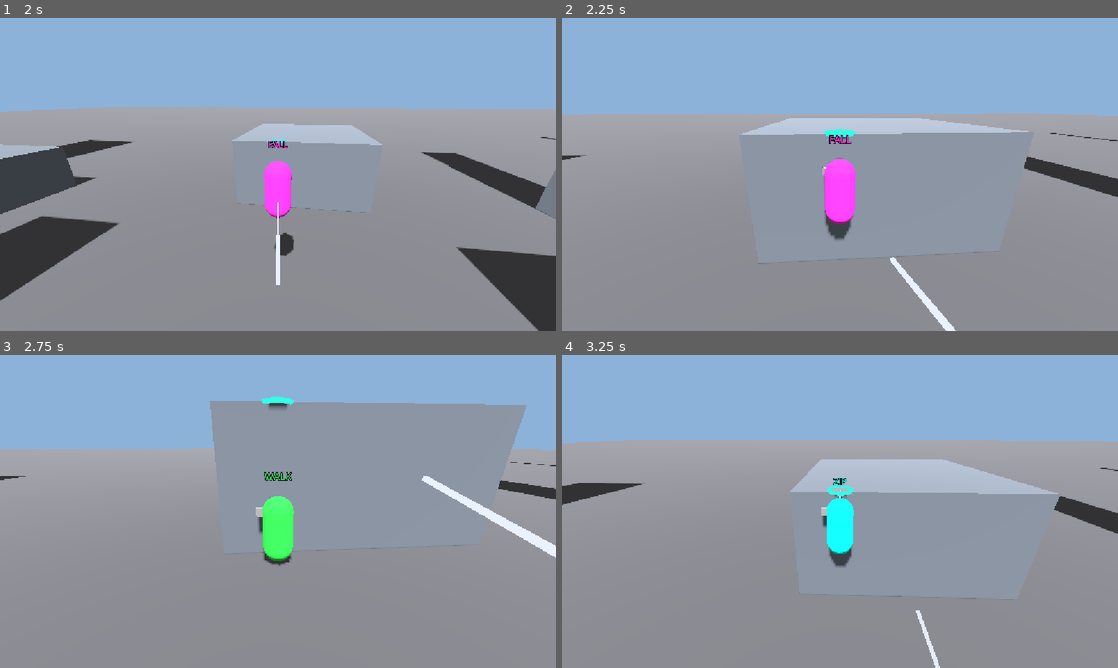
Above: before the commit, frames 1-4 (two rows, left to right).
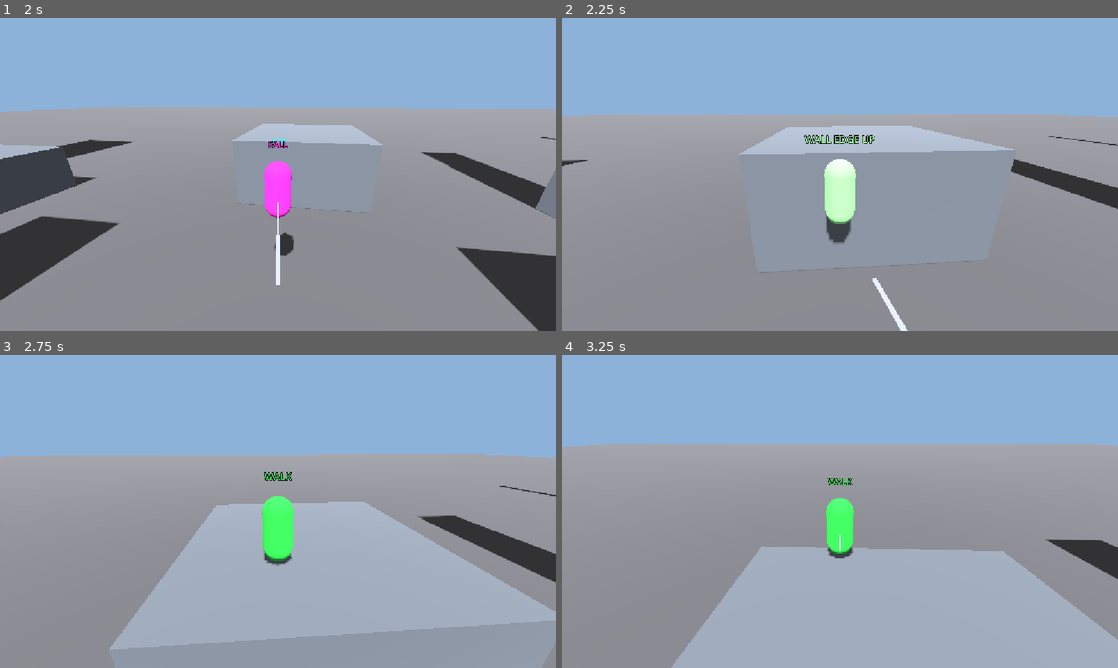
Above: after the commit, the same moments.

Repository: chesta132/spider-physics
Game: Godot game, scene res://scenes/main.tscn
The game is run twice, just before and just after one commit, with the same random seed, the same clock (stepped at 60 frames per second) and the same inputs.
Inputs (mouse positions are in pixels of both pictures, inside the frame that each line leads up to):
- Up to frame 1 (2 s): tap Enter at 0.5 s; move the mouse to (305, 174) at 0.52 s; hold Space (jump) 0.53-1.28 s; hold W (move_forward) from 0.53 s (still down); tap Ctrl (zip) at 0.6, 1.55 s; click (305, 174) at 0.67 s; move the mouse to (250, 174) at 1.27 s; tap Space (jump) at 1.35, 1.52, 1.82 s; click (250, 174) at 1.42 s
- Up to frame 2 (2.25 s): keep holding W (move_forward); move the mouse to (851, 168) at 2.02 s; hold Mouse wheel up (cam_zoom_in) from 2.03 s (still down); click (851, 168) at 2.17 s
- Up to frame 3 (2.75 s): keep holding W (move_forward); keep holding Mouse wheel up (cam_zoom_in); tap Space (jump) at 2.3 s
- Up to frame 4 (3.25 s): keep holding W (move_forward); move the mouse to (834, 517) at 2.77 s; release Mouse wheel up (cam_zoom_in) at 2.78 s; tap Mouse wheel down (cam_zoom_out) at 2.85 s; click (834, 517) at 2.92 s; tap Space (jump) at 3.02 s; tap Ctrl (zip) at 3.05 s

Frame 1 is identical in both runs. In frame 2, 6.9% of the frame differs, in the area x 0-100%, y 30-100%; in frame 3, 36%, in the area x 0-100%, y 13-95%; in frame 4, 31%.

Commit message:
Step 5 complete: wall crawl, wall run, wall jump, top/bottom edge handoffs, F3 wall forces

Diff:
--- a/scenes/player.tscn
+++ b/scenes/player.tscn
@@ -5,6 +5,7 @@
 [ext_resource type="Script" path="res://scripts/orbit_camera.gd" id="3_cam"]
 [ext_resource type="Script" path="res://scripts/web.gd" id="4_web"]
 [ext_resource type="Script" path="res://scripts/zip.gd" id="5_zip"]
+[ext_resource type="Script" path="res://scripts/wall.gd" id="6_wall"]
 
 [sub_resource type="CapsuleShape3D" id="cap_shape"]
 radius = 0.4
@@ -66,6 +67,9 @@
 [node name="Zip" type="Node3D" parent="."]
 script = ExtResource("5_zip")
 
+[node name="Wall" type="Node3D" parent="."]
+script = ExtResource("6_wall")
+
 [node name="StateLabel" type="Label3D" parent="."]
 position = Vector3(0, 2.3, 0)
 billboard = 1
--- a/scripts/physics_hud.gd
+++ b/scripts/physics_hud.gd
@@ -2,8 +2,8 @@
 ## F3 physics overlay (Giancoli Ch. 1-8). Hidden at startup. Developer block only in debug builds.
 
 const N_TO_M := 0.004  # display scale: arrow length in metres per newton
-const VEC_NAMES := ["F_g", "F_N", "F_app", "F_d", "T", "F_zip"]
-const VEC_COLORS := [Color.RED, Color.GREEN, Color.DEEP_SKY_BLUE, Color.YELLOW, Color.MAGENTA, Color.CYAN]
+const VEC_NAMES := ["F_g", "F_N", "F_app", "F_d", "T", "F_zip", "N", "f"]
+const VEC_COLORS := [Color.RED, Color.GREEN, Color.DEEP_SKY_BLUE, Color.YELLOW, Color.MAGENTA, Color.CYAN, Color.ORANGE, Color.LIME_GREEN]
 const CTRL := preload("res://scripts/player_controller.gd")
 
 var DEV := OS.is_debug_build()
@@ -67,7 +67,7 @@
 	if not _on:
 		return
 	var origin := _p.global_position + Vector3(0, 1.0, 0)
-	var vecs := [_p.f_g, _p.f_n, _p.f_app, _p.f_d, _web().tension_vec(), _p.f_zip]
+	var vecs := [_p.f_g, _p.f_n, _p.f_app, _p.f_d, _web().tension_vec(), _p.f_zip, _p.f_wall, _p.f_grip]
 	_lines.clear_surfaces()
 	_lines.surface_begin(Mesh.PRIMITIVE_LINES)
 	for i in VEC_NAMES.size():
@@ -93,6 +93,8 @@
 	lines.append("Momentum p = m v = (%.0f, %.0f, %.0f) kg m/s" % [m * v.x, m * v.y, m * v.z])
 	lines.append("Energy K = %.0f J   U = %.0f J   E = K+U = %.0f J   lost to drag = %.0f J" % [ke, ug, ke + ug, _p.drag_loss])
 	lines.append("Forces: F_g %.0f  F_N %.0f  F_app %.0f  F_d %.0f  net %.0f N" % [_p.f_g.length(), _p.f_n.length(), _p.f_app.length(), _p.f_d.length(), _p.net.length()])
+	if _p.f_wall != Vector3.ZERO or _p.f_grip != Vector3.ZERO:
+		lines.append("Wall: N = %.0f N (into the surface)   f = %.0f N (grip vs gravity)   normal %s" % [_p.f_wall.length(), _p.f_grip.length(), _p.wall_node.normal.snapped(Vector3.ONE * 0.01)])
 	lines.append("Last event: %s   J = %.0f N s   peak F_N = %.0f N" % [_p.last_event, _p.last_impulse.length(), _p.peak_fn])
 	if _p.zip_node.phase != _p.zip_node.Phase.IDLE or _p.zip_node.last_arrival != "":
 		var z = _p.zip_node
--- a/scripts/player_controller.gd
+++ b/scripts/player_controller.gd
@@ -5,14 +5,16 @@
 ## move_and_slide resolves contacts. Godot's solver owns the touchdown; this script only reads it.
 ## Child "Visual" is cosmetic only; its "Body" mesh is recolored per state.
 
-enum State { IDLE, WALK, RUN, JUMP, FALL, FLY, CHARGE, SUPER, DIVE, FAST_DIVE, LAND, ZIP, WATCHING, SWING_UP, SWING_DOWN, SWING_JUMP }
-const STATE_NAMES := ["IDLE", "WALK", "RUN", "JUMP", "FALL", "DEV-FLY", "CHARGE", "SUPER JUMP", "DIVE", "FAST DIVE", "LAND", "ZIP", "WATCHING", "SWING UP", "SWING DOWN", "SWING JUMP"]
+enum State { IDLE, WALK, RUN, JUMP, FALL, FLY, CHARGE, SUPER, DIVE, FAST_DIVE, LAND, ZIP, WATCHING, SWING_UP, SWING_DOWN, SWING_JUMP, WALL_CRAWL, WALL_RUN, WALL_JUMP, WALL_EDGE_UP, WALL_EDGE_DOWN }
+const STATE_NAMES := ["IDLE", "WALK", "RUN", "JUMP", "FALL", "DEV-FLY", "CHARGE", "SUPER JUMP", "DIVE", "FAST DIVE", "LAND", "ZIP", "WATCHING", "SWING UP", "SWING DOWN", "SWING JUMP", "WALL CRAWL", "WALL RUN", "WALL JUMP", "WALL EDGE UP", "WALL EDGE DOWN"]
 const STATE_COLORS := [
 	Color(0.6, 0.6, 0.6), Color(0.2, 0.8, 0.3), Color(1.0, 0.55, 0.0),
 	Color(0.2, 0.8, 1.0), Color(0.9, 0.2, 0.8), Color(1.0, 1.0, 1.0),
 	Color(1.0, 0.9, 0.1), Color(0.6, 0.1, 1.0), Color(0.1, 0.3, 1.0),
 	Color(1.0, 0.1, 0.1), Color(0.5, 0.3, 0.1), Color(0.0, 0.95, 0.85), Color(0.55, 0.35, 0.95),
 	Color(0.35, 0.8, 1.0), Color(0.1, 0.35, 0.9), Color(0.95, 1.0, 0.35),
+	Color(0.75, 0.55, 1.0), Color(0.95, 0.35, 0.65), Color(1.0, 1.0, 0.75),
+	Color(0.6, 0.95, 0.6), Color(0.55, 0.7, 0.85),
 ]
 
 const MASS := 70.0           # kg
@@ -39,6 +41,9 @@
 const SWING_JUMP_UP := 6.0   # m/s, upward kick of a jump taken out of a swing
 const SWING_JUMP_FWD := 3.0  # m/s, forward kick of a swing jump
 const SWING_LAUNCH_TIME := 0.8  # s, how long a swing launch keeps the SWING JUMP state
+const WALL_JUMP_TIME := 0.5   # s, how long a wall jump keeps the WALL JUMP state
+const WALL_EDGE_TIME := 0.3   # s, edge transition window (climb over / step down)
+const WALL_ATTACH_SPEED := 3.0  # m/s, grounded attach needs at least this much horizontal speed
 const FLY_SPEED := 14.0      # m/s, dev noclip only
 
 var state := State.IDLE
@@ -51,6 +56,8 @@
 var f_app := Vector3.ZERO
 var f_d := Vector3.ZERO
 var f_zip := Vector3.ZERO       # N, zip pull force (F3 FBD)
+var f_wall := Vector3.ZERO      # N, wall normal force (F3 FBD)
+var f_grip := Vector3.ZERO      # N, wall friction holding the body up (F3 FBD)
 var net := Vector3.ZERO
 var accel := Vector3.ZERO
 var last_impulse := Vector3.ZERO
@@ -64,6 +71,9 @@
 var watching := false        # perched on a rooftop edge, holding still until input
 var holding := false         # jump held on the ground, before the charge delay elapses
 var swing_launch_t := 0.0    # s, SWING JUMP window left after leaving an up-swing
+var wall_jump_t := 0.0       # s, WALL JUMP window after leaving a wall
+var edge_up_t := 0.0         # s, WALL EDGE UP window after climbing onto a roof
+var edge_down_t := 0.0       # s, WALL EDGE DOWN window after stepping off a wall
 var diving := false
 var fast := false
 var air_peak := 0.0          # m, highest point since leaving the ground
@@ -75,6 +85,7 @@
 @onready var web_l = $WebLeft
 @onready var web_r = $WebRight
 @onready var zip_node = $Zip
+@onready var wall_node = $Wall
 @onready var cam_ref: Camera3D = $Pivot/Pitch/Arm/Camera
 @onready var state_label: Label3D = $StateLabel
 
@@ -91,6 +102,11 @@
 		drag_loss = 0.0
 	wish = _camera_relative_wish()
 	sprint = Input.is_action_pressed("sprint")
+	f_wall = Vector3.ZERO
+	f_grip = Vector3.ZERO
+	wall_jump_t = maxf(wall_jump_t - dt, 0.0)
+	edge_up_t = maxf(edge_up_t - dt, 0.0)
+	edge_down_t = maxf(edge_down_t - dt, 0.0)
 	if Input.is_action_just_pressed("zip") and not fly and zip_node.phase == zip_node.Phase.IDLE:
 		if _zip_start():
 			watching = false  # a real zip started, so leave the perch
@@ -98,6 +114,8 @@
 		_watching(dt)
 	elif zip_node.phase != zip_node.Phase.IDLE:
 		_zip_tick(dt)
+	elif wall_node.active():
+		_wall_tick(dt)
 	elif fly:
 		_fly(dt)
 	else:
@@ -178,6 +196,7 @@
 	grounded = now_grounded
 	if not grounded:
 		landing = false
+	_try_wall_attach()
 
 
 func _web_on() -> bool:
@@ -215,6 +234,56 @@
 	var f := -cam_ref.global_transform.basis.z
 	f.y = 0.0
 	return f.normalized() if f.length_squared() > 0.001 else Vector3.FORWARD
+
+
+## Attach to a vertical face when the body is moving into it.
+func _try_wall_attach() -> void:
+	if fly or watching or zip_node.phase != zip_node.Phase.IDLE or _web_on():
+		return
+	if not wall_node.probe(self):
+		return
+	if wish.dot(-wall_node.normal) < 0.3:
+		return  # not heading into the wall
+	if not grounded or Vector3(velocity.x, 0, velocity.z).length() > WALL_ATTACH_SPEED:
+		wall_node.attach(self)
+		last_event = "Wall attach"
+
+
+## On the wall: crawl/run, wall jump, and the two edge handoffs.
+func _wall_tick(dt: float) -> void:
+	var inp := Input.get_vector("move_left", "move_right", "move_forward", "move_back")
+	var r: String = wall_node.step(dt, self, inp, MASS, Input.is_action_just_pressed("jump"))
+	f_g = Vector3(0, -MASS * G, 0)
+	f_d = drag(velocity)
+	f_n = Vector3.ZERO  # on a wall the normal force is N, drawn separately from F_N
+	f_app = Vector3.ZERO
+	f_wall = wall_node.f_wall
+	f_grip = wall_node.f_grip
+	net = f_g + f_d + f_n + f_app
+	accel = net / MASS
+	if r == "jump":
+		last_impulse = MASS * velocity
+		last_event = "Wall jump"
+		wall_jump_t = WALL_JUMP_TIME
+		grounded = false
+	move_and_slide()
+	grounded = is_on_floor()
+	if wall_node.active():
+		if grounded:
+			wall_node.detach()  # ran down to the floor
+			edge_down_t = WALL_EDGE_TIME
+			last_event = "Wall edge down"
+		else:
+			var roof: Vector3 = wall_node.top_edge(self)
+			if roof != Vector3.INF:
+				global_position = wall_node.roof_stand(roof)  # over the top, never Watching
+				velocity = Vector3.ZERO
+				wall_node.detach()
+				edge_up_t = WALL_EDGE_TIME
+				grounded = true
+				last_event = "Wall edge up"
+	if not grounded:
+		landing = false
 
 
 ## Ctrl: perch if a corner hint is in view, else a web pull at a real face, else nothing at all.
@@ -337,6 +406,14 @@
 		return State.WATCHING
 	if zip_node.phase != zip_node.Phase.IDLE:
 		return State.ZIP
+	if edge_up_t > 0.0:
+		return State.WALL_EDGE_UP
+	if edge_down_t > 0.0:
+		return State.WALL_EDGE_DOWN
+	if wall_node.active():
+		return State.WALL_RUN if wall_node.phase == wall_node.Phase.RUN else State.WALL_CRAWL
+	if wall_jump_t > 0.0 and not grounded and velocity.y > 0.0:
+		return State.WALL_JUMP
 	if not grounded and _web_on():
 		# Swing sub-states for future up/down animations. Dead zone holds the last one: no flicker.
 		if velocity.y > SWING_VY:
--- /dev/null
+++ b/scripts/wall.gd
@@ -0,0 +1,117 @@
+extends Node3D
+## Wall crawl / run on a vertical face.
+## Attach: a short probe finds a wall in reach and the player is moving into it.
+## Movement: W = up the wall, S = down, A/D = sideways along it (the input is mapped to the wall
+## frame, not the camera). Entering with speed keeps that tangential momentum, and a fast enough
+## slide is a WALL RUN with reduced gravity.
+## Exits: Space = wall jump, the top edge = climb onto the roof, the floor = step down.
+
+enum Phase { NONE, CRAWL, RUN }
+
+const G := 9.8
+const REACH := 0.9            # m, how far the attach probe looks
+const CRAWL_SPEED := 3.5      # m/s, deliberate crawl speed on the wall
+const RUN_MIN := 6.0          # m/s, above this the state is WALL RUN
+const RUN_G := 2.5            # m/s^2, reduced gravity while running (not a stone)
+const PRESS := 0.8            # m/s, push into the wall so contact is kept
+const JUMP_PUSH := 8.0        # m/s, wall jump away from the normal
+const JUMP_UP := 8.0          # m/s, wall jump upward
+const EDGE_PROBE := 3.0       # m, how far down to look for a roof at the top edge
+
+var phase := Phase.NONE
+var normal := Vector3.ZERO    # unit wall normal, points out of the wall
+var right := Vector3.ZERO     # unit, horizontal along the wall
+var wall_vel := Vector3.ZERO  # velocity in the wall plane (no normal component)
+var f_wall := Vector3.ZERO    # N, wall normal force (for the FBD)
+var f_grip := Vector3.ZERO    # N, wall friction holding the body up
+
+
+func active() -> bool:
+	return phase != Phase.NONE
+
+
+## Look for a vertical face within reach. Stores normal/right and returns true on a hit.
+func probe(body: CharacterBody3D) -> bool:
+	var space := body.get_world_3d().direct_space_state
+	var from := body.global_position + Vector3.UP * 0.9
+	var dirs: Array[Vector3] = [Vector3.FORWARD, Vector3.BACK, Vector3.LEFT, Vector3.RIGHT]
+	var hv := Vector3(body.velocity.x, 0, body.velocity.z)
+	if hv.length() > 0.5:
+		dirs.append(hv.normalized())
+	for d in dirs:
+		var q := PhysicsRayQueryParameters3D.create(from, from + d * REACH)
+		q.exclude = [body.get_rid()]
+		var hit := space.intersect_ray(q)
+		if hit.is_empty():
+			continue
+		var n: Vector3 = hit["normal"]
+		if absf(n.y) > 0.35:
+			continue  # floor or ceiling, not a wall
+		normal = n.normalized()
+		right = normal.cross(Vector3.UP).normalized()
+		return true
+	return false
+
+
+## Grab the wall, keeping whatever tangential momentum the body already has.
+func attach(body: CharacterBody3D) -> void:
+	wall_vel = body.velocity - normal * body.velocity.dot(normal)
+	phase = Phase.RUN if wall_vel.length() > RUN_MIN else Phase.CRAWL
+
+
+func detach() -> void:
+	phase = Phase.NONE
+	wall_vel = Vector3.ZERO
+	f_wall = Vector3.ZERO
+	f_grip = Vector3.ZERO
+
+
+## One step on the wall. Sets body.velocity. Returns "crawl", "run" or "jump".
+func step(dt: float, body: CharacterBody3D, inp: Vector2, mass: float, jump: bool) -> String:
+	if jump:
+		body.velocity = normal * JUMP_PUSH + Vector3.UP * JUMP_UP
+		detach()
+		return "jump"
+	# Input in the wall frame: W climbs, S descends, A/D strafe. Never along the normal.
+	var dir := right * inp.x + Vector3.UP * -inp.y
+	var speed := wall_vel.length()
+	if dir.length() > 0.01:
+		dir = dir.normalized()
+		if speed > RUN_MIN:
+			wall_vel = dir * speed  # a run holds its speed along the input
+		else:
+			wall_vel = wall_vel.lerp(dir * CRAWL_SPEED, 1.0 - exp(-8.0 * dt))
+	elif speed > RUN_MIN:
+		wall_vel = wall_vel.move_toward(Vector3.ZERO, 6.0 * dt)  # no input: the run bleeds off
+	if wall_vel.length() > RUN_MIN:
+		wall_vel += Vector3.DOWN * RUN_G * dt  # reduced gravity: an arc, not a drop
+	else:
+		wall_vel.y = move_toward(wall_vel.y, 0.0, CRAWL_SPEED * 2.0 * dt)  # grip kills the drift
+	body.velocity = wall_vel + (-normal) * PRESS  # press in so move_and_slide keeps contact
+	# FBD: the press is the normal force, friction is what holds the body against gravity.
+	f_wall = normal * (mass * PRESS / maxf(dt, 0.0001))
+	f_grip = Vector3.UP * (mass * G)
+	phase = Phase.RUN if wall_vel.length() > RUN_MIN else Phase.CRAWL
+	return "run" if phase == Phase.RUN else "crawl"
+
+
+## Roof point above the head when the wall has ended, else Vector3.INF.
+func top_edge(body: CharacterBody3D) -> Vector3:
+	var space := body.get_world_3d().direct_space_state
+	var head := body.global_position + Vector3.UP * 1.8
+	var q := PhysicsRayQueryParameters3D.create(head, head - normal * 1.2)
+	q.exclude = [body.get_rid()]
+	if not space.intersect_ray(q).is_empty():
+		return Vector3.INF  # wall continues above the head
+	var from := head + Vector3.UP * 0.5 - normal * 0.9
+	var d := PhysicsRayQueryParameters3D.create(from, from + Vector3.DOWN * EDGE_PROBE)
+	d.exclude = [body.get_rid()]
+	var hit := space.intersect_ray(d)
+	if hit.is_empty() or (hit["normal"] as Vector3).y < 0.6:
+		return Vector3.INF
+	return hit["position"]
+
+
+## Where to stand once over the top: on the roof, a little in from the edge.
+func roof_stand(roof: Vector3) -> Vector3:
+	return roof + Vector3.UP * 0.05 - normal * 0.35
--- /dev/null
+++ b/tests/step5_check.gd
@@ -0,0 +1,167 @@
+extends SceneTree
+## Step 5 checks: wall attach, crawl, run, wall jump, top-edge climb and drop, F3 wall readout.
+## Run: godot --headless -s tests/step5_check.gd
+
+const PC := preload("res://scripts/player_controller.gd")
+const MASS := 70.0
+var fails := 0
+
+
+func check(label: String, ok: bool) -> void:
+	print(("PASS " if ok else "FAIL ") + label)
+	if not ok:
+		fails += 1
+
+
+func _initialize() -> void:
+	var main: Node = load("res://scenes/main.tscn").instantiate()
+	root.add_child(main)
+	var p: CharacterBody3D = main.get_node("Player")
+	for i in 30:
+		await physics_frame
+	var cam: Camera3D = p.get_node("Pivot/Pitch/Arm/Camera")
+	var wall = p.get_node("Wall")
+
+	# 1. Attach: moving into the tall free-standing wall at x=39.4 (z -29..-15, 20 m tall)
+	cam.rotation.y = 0.0
+	cam.rotation.x = -0.3
+	p.global_position = Vector3(38.5, 5.0, -22)
+	p.velocity = Vector3.ZERO
+	for i in 3:
+		await physics_frame
+	Input.action_press("move_right")
+	for i in 25:
+		await physics_frame
+	Input.action_release("move_right")
+	check("moving into a wall attaches", wall.active())
+	check("attached to the wall face (normal.x %.2f)" % wall.normal.x, wall.normal.x < -0.9)
+	check("state reads WALL CRAWL on a slow attach", p.state == p.State.WALL_CRAWL)
+
+	# 2. Crawl: W climbs the wall, and the body is held on the face
+	var y0: float = p.global_position.y
+	Input.action_press("move_forward")
+	for i in 60:
+		await physics_frame
+	Input.action_release("move_forward")
+	var climbed: float = p.global_position.y - y0
+	check("W climbs the wall (%.2f m in 1 s)" % climbed, climbed > 2.0)
+	check("crawl keeps the body on the face (x %.2f)" % p.global_position.x, p.global_position.x > 38.0)
+
+	# 3. Wall jump: Space launches off the normal and upward
+	Input.action_press("jump")
+	for i in 3:
+		await physics_frame
+	Input.action_release("jump")
+	check("Space off the wall is a WALL JUMP (state %s)" % p.STATE_NAMES[p.state], p.state == p.State.WALL_JUMP)
+	check("wall jump pushes away from the wall (vx %.1f)" % p.velocity.x, p.velocity.x < -4.0)
+	check("wall jump goes up (vy %.1f)" % p.velocity.y, p.velocity.y > 4.0)
+	check("wall jump releases the wall", not wall.active())
+	for i in 60:
+		await physics_frame
+	p.global_position = Vector3(30, 0.1, -22)
+	p.velocity = Vector3.ZERO
+	for i in 10:
+		await physics_frame
+
+	# 4. Wall run: fast lateral entry along the face keeps the run state
+	p.global_position = Vector3(38.6, 8.0, -18)
+	p.velocity = Vector3(0, 0, -11)
+	Input.action_press("move_right")  # press into the face; D strafes along it
+	var seen_run := false
+	var run_speed := 0.0
+	for i in 40:
+		await physics_frame
+		if p.state == p.State.WALL_RUN:
+			seen_run = true
+			run_speed = maxf(run_speed, p.wall_node.wall_vel.length())
+	Input.action_release("move_right")
+	check("fast entry reaches WALL RUN", seen_run)
+	check("run holds its entry speed (%.1f m/s)" % run_speed, run_speed > 6.0)
+	check("run has gentle gravity (vy %.2f after 0.67 s)" % p.wall_node.wall_vel.y, p.wall_node.wall_vel.y > -3.5)
+	for i in 30:
+		await physics_frame
+	p.global_position = Vector3(30, 0.1, -22)
+	p.velocity = Vector3.ZERO
+	for i in 10:
+		await physics_frame
+
+	# 5. Top edge: climb the whole wall and land on the roof, never Watching
+	p.global_position = Vector3(38.6, 5.0, -22)
+	p.velocity = Vector3.ZERO
+	for i in 3:
+		await physics_frame
+	Input.action_press("move_right")
+	for i in 15:
+		await physics_frame
+	Input.action_release("move_right")
+	Input.action_press("move_forward")
+	var saw_edge_up := false
+	var saw_watch := false
+	for i in 400:
+		await physics_frame
+		if p.state == p.State.WALL_EDGE_UP:
+			saw_edge_up = true
+		if p.state == p.State.WATCHING:
+			saw_watch = true
+		if not wall.active() and p.grounded:
+			break
+	Input.action_release("move_forward")
+	check("top edge reports WALL EDGE UP", saw_edge_up)
+	check("top edge never enters Watching", not saw_watch)
+	check("top edge lands on the roof (y=%.2f)" % p.global_position.y, p.grounded and p.global_position.y > 19.5)
+	for i in 30:
+		await physics_frame
+	p.global_position = Vector3(30, 0.1, -22)
+	p.velocity = Vector3.ZERO
+	for i in 10:
+		await physics_frame
+
+	# 6. Bottom edge: walking down the face to the floor hands off to a step-down state
+	p.global_position = Vector3(38.5, 5.0, -22)
+	p.velocity = Vector3.ZERO
+	for i in 3:
+		await physics_frame
+	Input.action_press("move_right")
+	for i in 25:
+		await physics_frame
+	Input.action_release("move_right")
+	Input.action_press("move_back")
+	var saw_edge_down := false
+	for i in 240:
+		await physics_frame
+		if p.state == p.State.WALL_EDGE_DOWN:
+			saw_edge_down = true
+		if not wall.active() and p.grounded:
+			break
+	Input.action_release("move_back")
+	check("walking down the face hands off to WALL EDGE DOWN", saw_edge_down)
+	check("bottom edge lands on the floor", p.grounded and p.global_position.y < 0.5)
+	for i in 30:
+		await physics_frame
+	p.global_position = Vector3(30, 0.1, -22)
+	p.velocity = Vector3.ZERO
+	for i in 10:
+		await physics_frame
+
+	# 7. F3: wall normal force N and grip force f on the FBD, and the wall line in the readout
+	var hud: Node3D = p.get_node("PhysicsHUD")
+	hud._set_on(true)
+	p.global_position = Vector3(38.5, 5.0, -22)
+	p.velocity = Vector3.ZERO
+	for i in 3:
+		await physics_frame
+	Input.action_press("move_right")
+	for i in 25:
+		await physics_frame
+	Input.action_release("move_right")
+	for i in 5:
+		await physics_frame
+	var txt: String = hud._text.text
+	check("F3 shows the wall line (N and f)", txt.contains("Wall: N =") and txt.contains("f ="))
+	check("wall normal force is on the FBD (%.0f N)" % p.f_wall.length(), p.f_wall.length() > 0.0)
+	check("grip force balances weight (%.0f N)" % p.f_grip.length(), absf(p.f_grip.length() - MASS * 9.8) < 1.0)
+	check("ordinary F_N is zero on a wall", p.f_n == Vector3.ZERO)
+	hud._set_on(false)
+
+	print("RESULT: ", "ALL PASS" if fails == 0 else "%d FAIL" % fails)
+	quit(1 if fails else 0)
